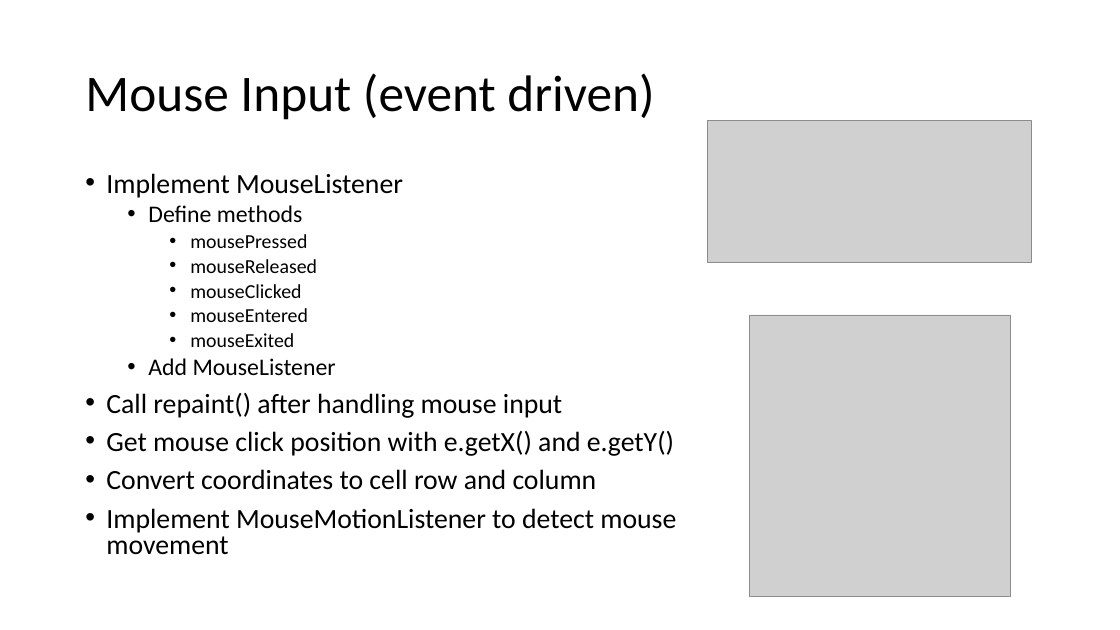
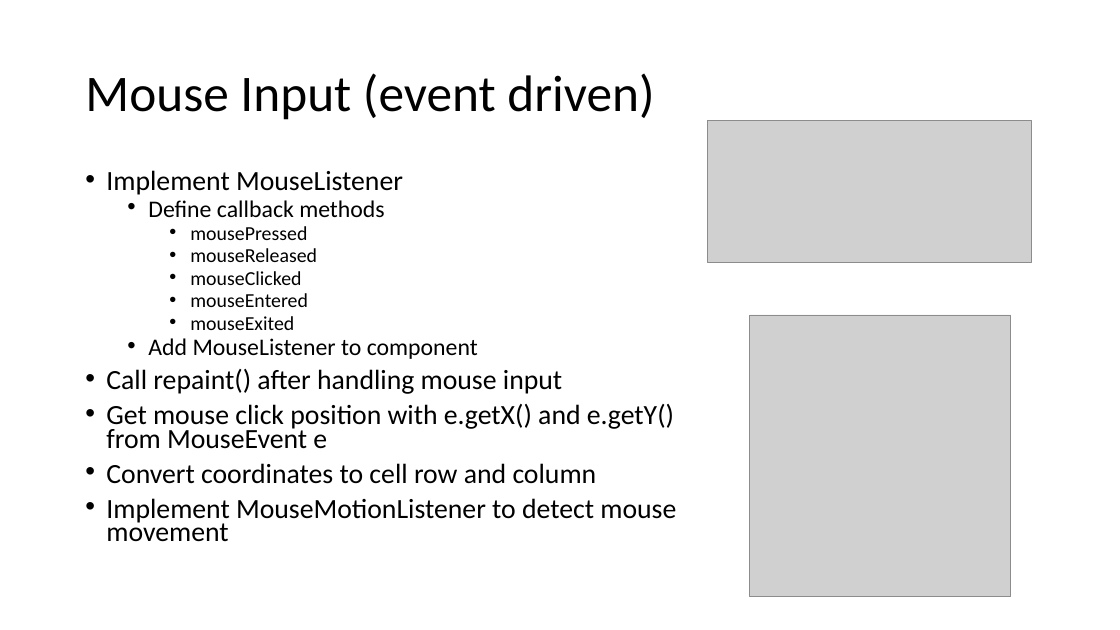
Before and after one commit to gatechgrad/JavaExamples, a slide deck: slide 12 of java_for_gamedev.pptx (slide 10 before the commit). Drawn at 1120x630 pixels with LibreOffice and Linux fonts; fonts in the diff are those of the drawing; grey boxes stand for pictures; background and template pictures are left out. Boxes give left, top, right and bottom in pixels: in the first picture for what was removed or moved away, otherwise in the second. Text is boxed around its words. In the diff, an @@ line names an element or a change of style, - is before the commit and + after.

```diff
--- a/java_for_gamedev.pptx
+++ b/java_for_gamedev.pptx
@@ text at (x1=106, y1=170, x2=676, y2=542): line spacing 0.8 to 0.7 @@
@@ text at (x1=148, y1=200, x2=385, y2=217): text changed @@
-  • Define methods
+  • Define callback methods
@@ text at (x1=148, y1=338, x2=478, y2=359): text changed @@
-  • Add MouseListener
+  • Add MouseListener to component
@@ text at (x1=106, y1=404, x2=674, y2=449): text changed @@
-• Get mouse click position with e.getX() and e.getY()
+• Get mouse click position with e.getX() and e.getY() from MouseEvent e
```
Also in this commit, not shown: 6 other slides changed, 3 slides added.
